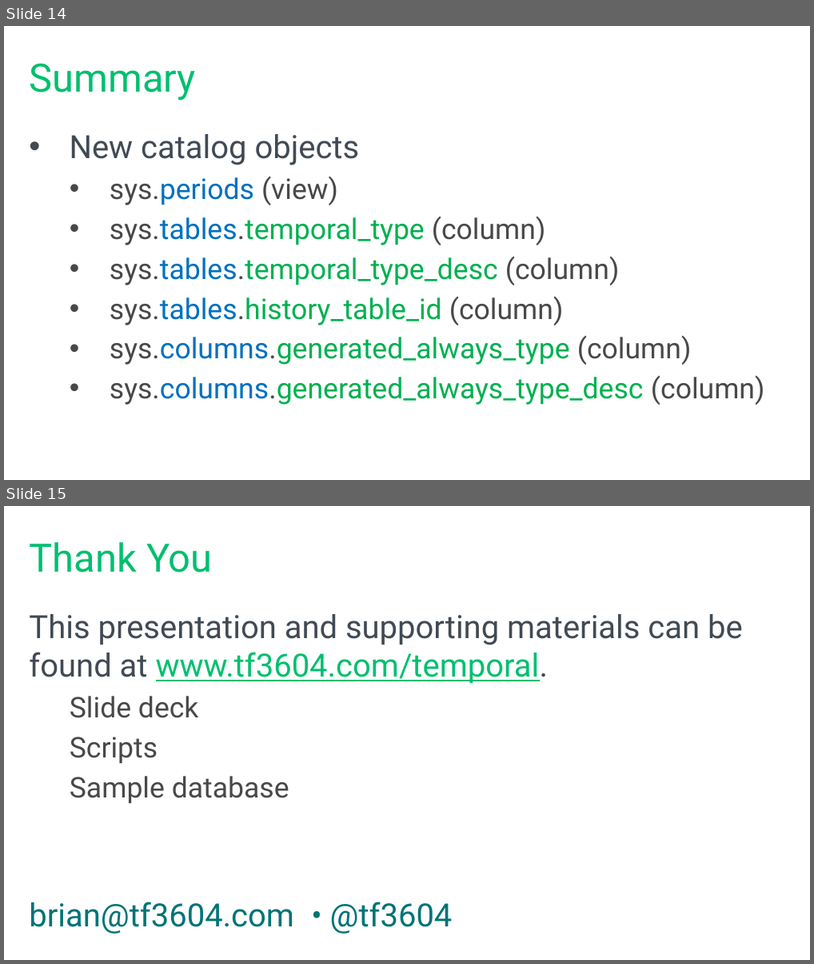
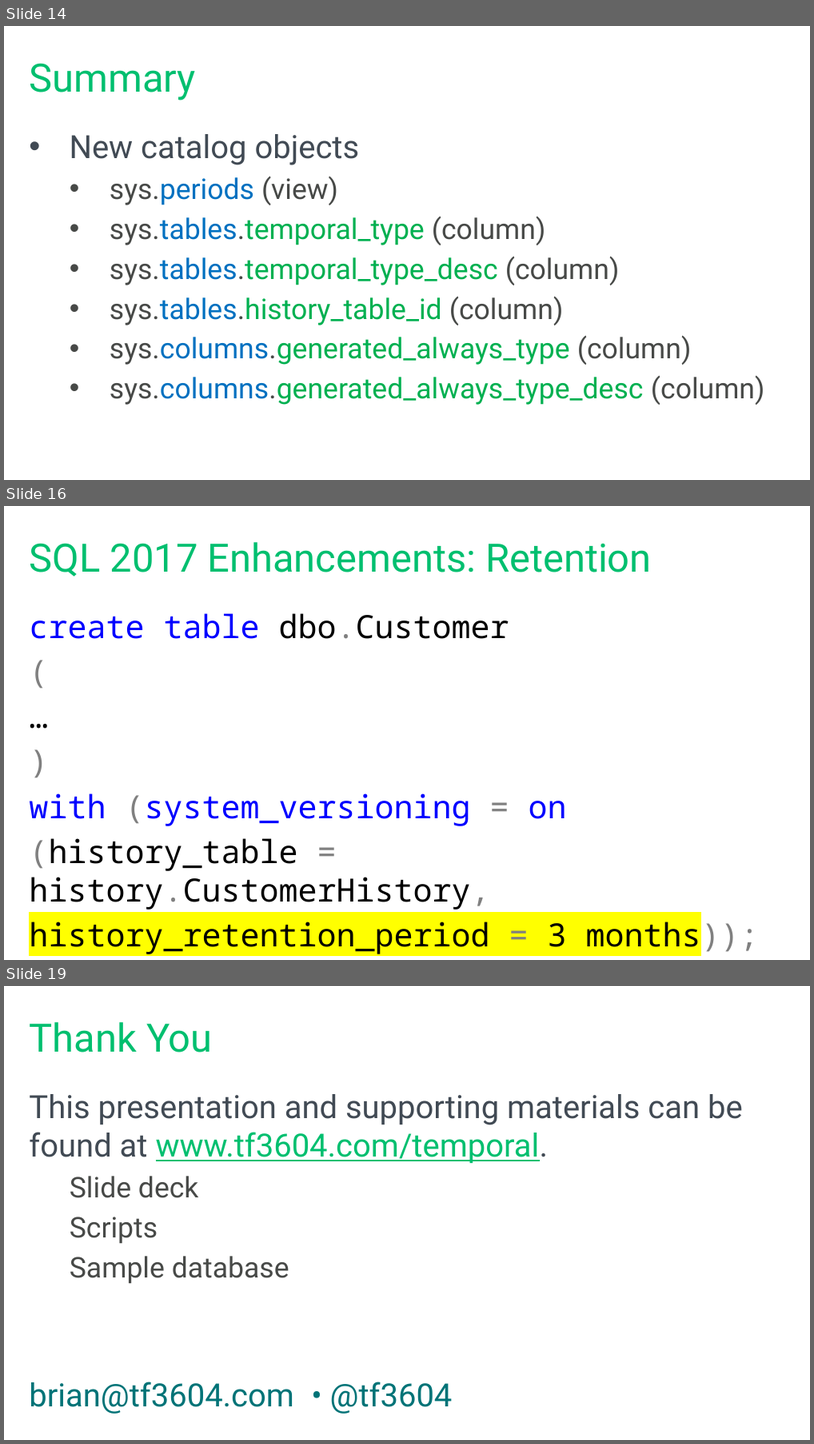
Before and after one commit to tf3604/RememberWhenTemporal, a slide deck: Temporal.pptx. Shown one above the other, each under a label of ours: slides 14 and 15 before the commit, slides 14, 16 and 19 after it; the slides between them are not shown. The pictures are 814x964 and 814x1444 pixels, drawn with LibreOffice and Linux fonts; fonts in the diff are those of the drawing; background and template pictures are left out. Boxes give left, top, right and bottom in pixels: in the first picture for what was removed or moved away, otherwise in the second. Text is boxed around its words. In the diff, an @@ line names an element or a change of style, - is before the commit and + after.

Commit message:
Add info about SQL 2017 temporal enhancements.

```diff
--- a/Temporal.pptx
+++ b/Temporal.pptx
@@ slide 16 added at box(4, 506, 810, 960), background #FFFFFF @@
@@ title added at box(30, 542, 652, 576), 44 pt, text #00BF6F @@
+SQL 2017 Enhancements: Retention
@@ text added at box(29, 613, 759, 954), 36 pt, text #000000 @@
+create table dbo.Customer
+(
+…
+)
+with (system_versioning = on
+(history_table = history.CustomerHistory,
+history_retention_period = 3 months));
@@ what was slide 15 is now slide 19 @@
```
Also in this commit, not shown: 1 slide changed, 3 other slides added.
